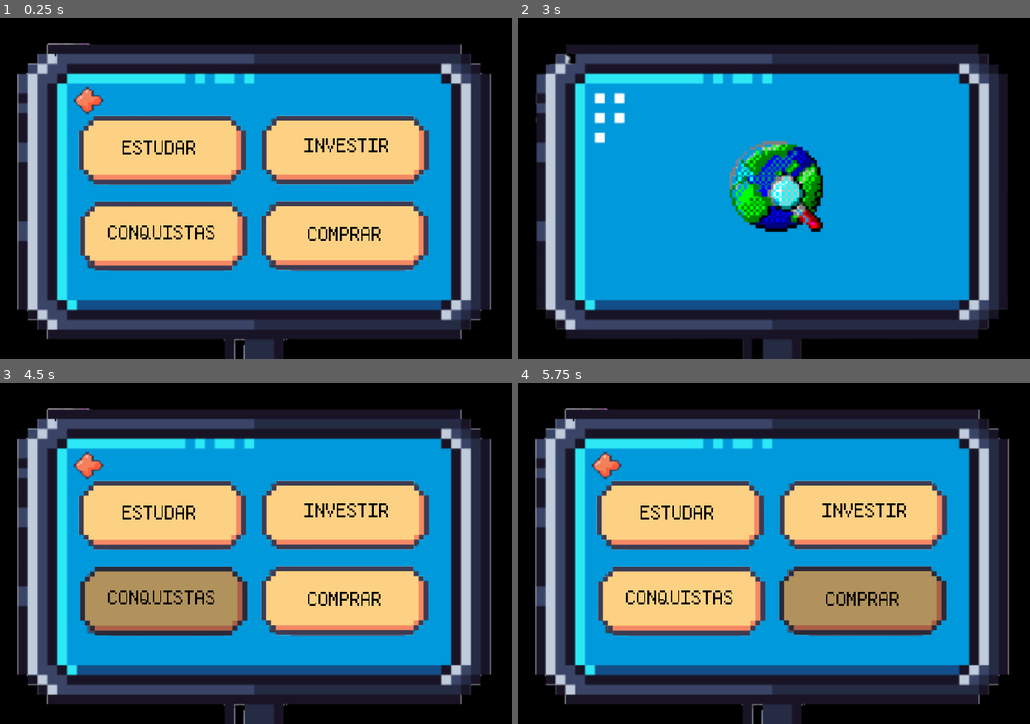
Above: before the commit, frames 1-4 (two rows, left to right).
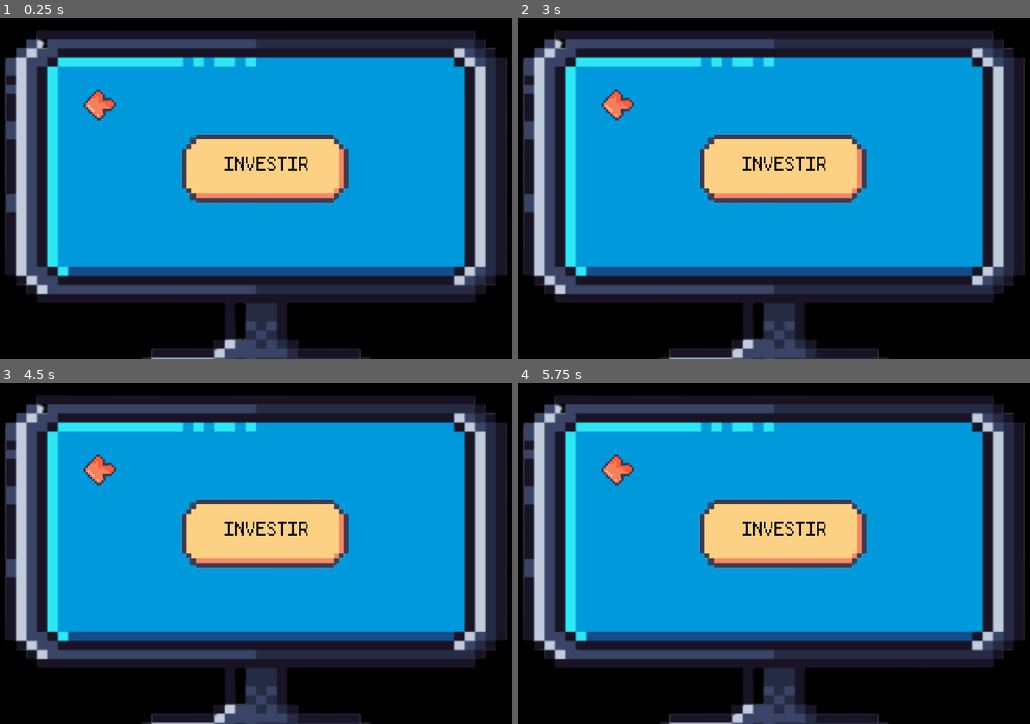
Above: after the commit, the same moments.

Repository: 2022M1T2-Inteli/Make-Me-Rich
Game: Godot game, scene res://Cena_computador.tscn
Same seed, same stepped clock (60 frames per second), same inputs: the game is played once before the commit and once after it. This scene is started directly instead of the project's main scene.
Inputs (mouse positions are in pixels of both pictures, inside the frame that each line leads up to; where the layout moved, square brackets give the same spot in the first picture):
- Up to frame 1 (0.25 s): no input
- Up to frame 2 (3 s): click (779, 168) [861, 150] at 0.5 s; click (599, 219) at 1.27 s; type "12" at 1.35 s; click (589, 75) at 2 s; click (681, 150) at 2.77 s
- Up to frame 3 (4.5 s): tap Enter (interacao) at 3.5 s; move the mouse to (384, 533) at 3.52 s; hold Right (ui_right) 3.53-4.25 s; hold X (x) 3.53-4.25 s; click (158, 604) at 4.27 s
- Up to frame 4 (5.75 s): click (861, 601) at 5.02 s

The runs differ from the first frame. In frame 1, 69% of the frame differs, in the area x 1-99%, y 3-100%; in frame 2, 52%; in frame 3, 69%; in frame 4, 69%.

Commit message:
popups, celular e botão pc arrumado

Diff:
--- a/src/godot/Cena_computador.tscn
+++ b/src/godot/Cena_computador.tscn
@@ -3,7 +3,7 @@
 [ext_resource path="res://assets/fundo.png" type="Texture" id=1]
 [ext_resource path="res://assets/pkmnfl.ttf" type="DynamicFontData" id=2]
 [ext_resource path="res://Cena_computador.gd" type="Script" id=3]
-[ext_resource path="res://assets/computador_principal.png" type="Texture" id=4]
+[ext_resource path="res://assets/comp tela.png" type="Texture" id=4]
 [ext_resource path="res://assets/caixa_amarela.png" type="Texture" id=5]
 [ext_resource path="res://comprar.gd" type="Script" id=6]
 [ext_resource path="res://conquistas.gd" type="Script" id=7]
@@ -32,32 +32,18 @@
 [node name="Cena_computador" type="Node2D"]
 script = ExtResource( 3 )
 
-[node name="sair_pc" type="Button" parent="."]
-margin_left = 199.0
-margin_top = 130.0
-margin_right = 255.0
-margin_bottom = 173.0
-script = ExtResource( 10 )
-__meta__ = {
-"_edit_use_anchors_": false
-}
-
-[node name="SetaVoltar" type="Sprite" parent="sair_pc"]
-position = Vector2( 25, 19 )
-scale = Vector2( 0.052, 0.052 )
-texture = ExtResource( 11 )
-
 [node name="CapturaDeTela2022-02-22144254" type="Sprite" parent="."]
 position = Vector2( 515, 310 )
 scale = Vector2( 0.83772, 1.28397 )
 texture = ExtResource( 1 )
 
 [node name="ComputadorPrincipal" type="Sprite" parent="."]
-position = Vector2( 512, 300 )
-scale = Vector2( 2.04203, 2.04203 )
+position = Vector2( 515, 322 )
+scale = Vector2( 0.512583, 0.447384 )
 texture = ExtResource( 4 )
 
 [node name="estudar" type="Button" parent="."]
+visible = false
 margin_left = 225.0
 margin_top = 187.0
 margin_right = 478.0
@@ -87,6 +73,7 @@
 }
 
 [node name="conquistas" type="Button" parent="."]
+visible = false
 margin_left = 224.0
 margin_top = 341.0
 margin_right = 470.0
@@ -109,22 +96,16 @@
 custom_colors/font_color = Color( 0, 0, 0, 1 )
 custom_fonts/font = SubResource( 2 )
 text = "CONQUISTAS"
-__meta__ = {
-"_edit_use_anchors_": false
-}
 
 [node name="investimentos" type="Button" parent="."]
-margin_left = 542.0
-margin_top = 184.0
-margin_right = 795.0
-margin_bottom = 291.0
+margin_left = 401.0
+margin_top = 217.0
+margin_right = 654.0
+margin_bottom = 324.0
 script = ExtResource( 8 )
-__meta__ = {
-"_edit_use_anchors_": false
-}
 
 [node name="CaixaInvestir" type="Sprite" parent="investimentos"]
-position = Vector2( 459.9, 118.8 )
+position = Vector2( 462, 118 )
 scale = Vector2( 0.9, 0.9 )
 texture = ExtResource( 5 )
 offset = Vector2( -375.744, -71.9511 )
@@ -143,6 +124,7 @@
 }
 
 [node name="comprar" type="Button" parent="."]
+visible = false
 margin_left = 539.0
 margin_top = 333.0
 margin_right = 789.0
@@ -171,7 +153,18 @@
 "_edit_use_anchors_": false
 }
 
-[connection signal="pressed" from="sair_pc" to="sair_pc" method="_on_sair_pc_pressed"]
+[node name="sair_pc" type="Button" parent="."]
+margin_left = 225.0
+margin_top = 147.0
+margin_right = 255.0
+margin_bottom = 173.0
+script = ExtResource( 10 )
+
+[node name="SetaVoltar" type="Sprite" parent="sair_pc"]
+position = Vector2( 17, 10 )
+scale = Vector2( 0.052, 0.052 )
+texture = ExtResource( 11 )
+
 [connection signal="mouse_entered" from="estudar" to="estudar" method="_on_estudar_mouse_entered"]
 [connection signal="mouse_exited" from="estudar" to="estudar" method="_on_estudar_mouse_exited"]
 [connection signal="pressed" from="estudar" to="estudar" method="_on_estudar_pressed"]
@@ -182,3 +175,4 @@
 [connection signal="pressed" from="investimentos" to="investimentos" method="_on_investimentos_pressed"]
 [connection signal="mouse_entered" from="comprar" to="comprar" method="_on_comprar_mouse_entered"]
 [connection signal="mouse_exited" from="comprar" to="comprar" method="_on_comprar_mouse_exited"]
+[connection signal="pressed" from="sair_pc" to="sair_pc" method="_on_sair_pc_pressed"]
--- a/src/godot/Control.tscn
+++ b/src/godot/Control.tscn
@@ -3,6 +3,3 @@
 [node name="Control" type="Control"]
 anchor_right = 1.0
 anchor_bottom = 1.0
-__meta__ = {
-"_edit_use_anchors_": false
-}
--- a/src/godot/Node2D.tscn
+++ b/src/godot/Node2D.tscn
@@ -37,7 +37,7 @@
 [ext_resource path="res://assets/instrucaoNpc.png" type="Texture" id=35]
 [ext_resource path="res://assets/selecionarNome.png" type="Texture" id=36]
 [ext_resource path="res://assets/rosto guilherme.png" type="Texture" id=37]
-[ext_resource path="res://assets/faculdade.png" type="Texture" id=38]
+[ext_resource path="res://assets/fundo relogio.png" type="Texture" id=38]
 [ext_resource path="res://assets/guilherme_npc.png" type="Texture" id=39]
 [ext_resource path="res://assets/venderdor_npc.png" type="Texture" id=40]
 [ext_resource path="res://assets/notifcação.png" type="Texture" id=41]
@@ -56,6 +56,8 @@
 [ext_resource path="res://assets/npc mario rosto.png" type="Texture" id=54]
 [ext_resource path="res://assets/mercado.png" type="Texture" id=55]
 [ext_resource path="res://assets/comida (7).png" type="Texture" id=56]
+[ext_resource path="res://assets/seta 1 (1).png" type="Texture" id=57]
+[ext_resource path="res://assets/seta 1.png" type="Texture" id=58]
 
 [sub_resource type="RectangleShape2D" id=11]
 extents = Vector2( 8.52827, 6.33526 )
@@ -104,6 +106,14 @@
 
 [sub_resource type="RectangleShape2D" id=31]
 extents = Vector2( 37.3244, 12.2512 )
+
+[sub_resource type="SpriteFrames" id=45]
+animations = [ {
+"frames": [ ExtResource( 58 ), ExtResource( 57 ) ],
+"loop": true,
+"name": "SETAPOPUP",
+"speed": 3.0
+} ]
 
 [sub_resource type="RectangleShape2D" id=14]
 extents = Vector2( 38.6645, 5.98115 )
@@ -127,24 +137,9 @@
 "name": "walk.esquerda",
 "speed": 10.0
 }, {
-"frames": [ ExtResource( 17 ) ],
-"loop": true,
-"name": "idle.esquerda",
-"speed": 5.0
-}, {
 "frames": [ ExtResource( 14 ) ],
 "loop": true,
 "name": "idle.direita",
-"speed": 5.0
-}, {
-"frames": [ ExtResource( 18 ) ],
-"loop": false,
-"name": "idle.costas",
-"speed": 0.0
-}, {
-"frames": [ ExtResource( 1 ), ExtResource( 6 ) ],
-"loop": true,
-"name": "walk.frente",
 "speed": 5.0
 }, {
 "frames": [ ExtResource( 9 ), ExtResource( 12 ) ],
@@ -152,14 +147,29 @@
 "name": "walk.costas",
 "speed": 5.0
 }, {
+"frames": [ ExtResource( 1 ), ExtResource( 6 ) ],
+"loop": true,
+"name": "walk.frente",
+"speed": 5.0
+}, {
 "frames": [ ExtResource( 7 ), ExtResource( 13 ) ],
 "loop": true,
 "name": "walk.direita",
 "speed": 10.0
 }, {
+"frames": [ ExtResource( 17 ) ],
+"loop": true,
+"name": "idle.esquerda",
+"speed": 5.0
+}, {
 "frames": [ ExtResource( 8 ) ],
 "loop": false,
 "name": "idle.frente",
+"speed": 0.0
+}, {
+"frames": [ ExtResource( 18 ) ],
+"loop": false,
+"name": "idle.costas",
 "speed": 0.0
 } ]
 
@@ -251,7 +261,7 @@
 extents = Vector2( 38, 15 )
 
 [node name="cidade" type="Node2D"]
-position = Vector2( 1, -4 )
+position = Vector2( -54, 41 )
 script = ExtResource( 23 )
 __meta__ = {
 "_edit_horizontal_guides_": [  ]
@@ -414,15 +424,20 @@
 [node name="CollisionShape2D" type="CollisionShape2D" parent="TrabalhoCenário/dentroTrabalho"]
 position = Vector2( 1.23059, 368.304 )
 shape = SubResource( 31 )
+
+[node name="setapopup" type="AnimatedSprite" parent="TrabalhoCenário"]
+position = Vector2( 190.314, -44.4063 )
+scale = Vector2( 0.0558588, 0.0430038 )
+frames = SubResource( 45 )
+animation = "SETAPOPUP"
+frame = 1
+playing = true
 
 [node name="botaoGui" type="Button" parent="."]
 margin_left = 1037.0
 margin_top = -605.0
 margin_right = 1113.0
 margin_bottom = -496.0
-__meta__ = {
-"_edit_use_anchors_": false
-}
 
 [node name="BancoJudite" type="Sprite" parent="."]
 position = Vector2( 1116, -696.999 )
@@ -480,6 +495,13 @@
 
 [node name="CollisionPolygon2D" type="CollisionPolygon2D" parent="BancoJudite/caixaTextoGui"]
 polygon = PoolVector2Array( -67.85, 56.8738, -66.8523, 161.143, 41.9074, 162.64, 46.3975, 55.876 )
+
+[node name="setapopup2" type="AnimatedSprite" parent="BancoJudite"]
+position = Vector2( -19.9551, 33.9248 )
+scale = Vector2( 0.0291766, 0.0224995 )
+frames = SubResource( 45 )
+animation = "SETAPOPUP"
+playing = true
 
 [node name="botaoVendedor" type="Button" parent="."]
 margin_left = 1306.0
@@ -516,6 +538,21 @@
 [node name="CollisionPolygon2D" type="CollisionPolygon2D" parent="MercadoJudite/areaVendedor"]
 polygon = PoolVector2Array( 38.0138, 39.2402, 36.7875, 95.6475, 489.273, 95.6475, 485.595, -127.53, 391.173, -126.304, 393.626, -52.7285, 434.092, -51.5024, 436.545, 44.145 )
 
+[node name="setapopup" type="AnimatedSprite" parent="MercadoJudite"]
+position = Vector2( 342.123, -183.938 )
+scale = Vector2( 0.0558588, 0.0430038 )
+frames = SubResource( 45 )
+animation = "SETAPOPUP"
+playing = true
+
+[node name="setapopup2" type="AnimatedSprite" parent="MercadoJudite"]
+position = Vector2( -328.635, 38.0078 )
+scale = Vector2( 0.0558588, 0.0430038 )
+frames = SubResource( 45 )
+animation = "SETAPOPUP"
+frame = 1
+playing = true
+
 [node name="Fundo2" type="Sprite" parent="."]
 position = Vector2( 1330, -4726.5 )
 scale = Vector2( 2.92802, 0.113546 )
@@ -531,7 +568,7 @@
 }
 
 [node name="casa" type="Sprite" parent="."]
-position = Vector2( 948, 623 )
+position = Vector2( 949, 620 )
 scale = Vector2( 1.52095, 1.45868 )
 texture = ExtResource( 10 )
 
@@ -565,6 +602,13 @@
 
 [node name="CollisionPolygon2D" type="CollisionPolygon2D" parent="casa/areaCama"]
 polygon = PoolVector2Array( 168.973, -41.1331, 170.288, 37.7053, 249.186, 39.0764, 248.529, 14.3966, 190.013, 15.0821, 188.04, -39.762 )
+
+[node name="setapopup2" type="AnimatedSprite" parent="casa"]
+position = Vector2( -84.8154, -135.054 )
+scale = Vector2( 0.0326528, 0.0243506 )
+frames = SubResource( 45 )
+animation = "SETAPOPUP"
+playing = true
 
 [node name="botaoProf" type="Button" parent="."]
 margin_left = 472.0
@@ -626,6 +670,20 @@
 
 [node name="CollisionPolygon2D8" type="CollisionPolygon2D" parent="UniversidadeJudite/hitbox"]
 polygon = PoolVector2Array( 282.061, 303.419, 284.864, 251.098, 273.652, 249.229, 270.849, 199.71, 282.995, 198.776, 28 …(338 unchanged characters)…
+
+[node name="setapopup" type="AnimatedSprite" parent="UniversidadeJudite"]
+position = Vector2( 178.455, -95.3008 )
+scale = Vector2( 0.0558588, 0.0430038 )
+frames = SubResource( 45 )
+animation = "SETAPOPUP"
+playing = true
+
+[node name="setapopup2" type="AnimatedSprite" parent="UniversidadeJudite"]
+position = Vector2( -184.995, -284.031 )
+scale = Vector2( 0.0558588, 0.0430038 )
+frames = SubResource( 45 )
+animation = "SETAPOPUP"
+playing = true
 
 [node name="personagem" type="KinematicBody2D" parent="."]
 position = Vector2( 962, 584 )
@@ -687,9 +745,6 @@
 margin_bottom = 46.0
 custom_fonts/font = SubResource( 15 )
 text = "DINHEIRO"
-__meta__ = {
-"_edit_use_anchors_": false
-}
 
 [node name="CanvasLayer" type="CanvasLayer" parent="personagem"]
 
@@ -881,10 +936,9 @@
 margin_right = 767.0
 margin_bottom = 581.0
 custom_fonts/font = SubResource( 22 )
-text = "Olá (player), seja bem vindo à sua aula inaugural de economia!!!
-Alguns dos pré-requisitos para a sua formação financeira são os
-conceitos de Juros Simples e Juros Compostos representados
-respectivamente pelas fórmulas J = C.i.t e M = C(1+i)^t!!"
+text = "Olá, seja bem vindo a aula inaugural de Economia, onde você irá aprender sobre educação financeira! Meu nome é Diana e serei sua professora.
+Vá até a mesa indicada para realizar seu primeiro estudo!
+"
 __meta__ = {
 "_edit_use_anchors_": false
 }
@@ -905,17 +959,14 @@
 texture = ExtResource( 29 )
 
 [node name="celIcon" type="Button" parent="personagem/CanvasLayer"]
-margin_left = 923.0
+margin_left = 911.0
 margin_top = 28.0
 margin_right = 946.0
-margin_bottom = 67.0
-__meta__ = {
-"_edit_use_anchors_": false
-}
+margin_bottom = 96.0
 
 [node name="celIconn" type="Sprite" parent="personagem/CanvasLayer"]
-position = Vector2( 934, 48 )
-scale = Vector2( 0.0921054, 0.0921054 )
+position = Vector2( 926, 61 )
+scale = Vector2( 0.163715, 0.177312 )
 texture = ExtResource( 15 )
 
 [node name="Panel" type="Panel" parent="personagem/CanvasLayer/celIconn"]
@@ -1026,26 +1077,23 @@
 }
 
 [node name="relogio" type="Sprite" parent="personagem/CanvasLayer"]
-position = Vector2( 89, 132 )
-scale = Vector2( 0.0890625, 0.0890625 )
+position = Vector2( 217.41, 31.75 )
+scale = Vector2( 0.470599, 0.428333 )
 texture = ExtResource( 38 )
 
 [node name="dia" type="Label" parent="personagem/CanvasLayer"]
-margin_left = 73.0
-margin_top = 111.0
-margin_right = 113.0
-margin_bottom = 125.0
+margin_left = 198.0
+margin_top = 13.0
+margin_right = 238.0
+margin_bottom = 27.0
 custom_fonts/font = SubResource( 32 )
 text = "dia"
-__meta__ = {
-"_edit_use_anchors_": false
-}
 
 [node name="hora" type="Label" parent="personagem/CanvasLayer"]
-margin_left = 67.0
-margin_top = 134.0
-margin_right = 107.0
-margin_bottom = 148.0
+margin_left = 198.0
+margin_top = 29.0
+margin_right = 238.0
+margin_bottom = 43.0
 custom_fonts/font = SubResource( 33 )
 text = "hora"
 __meta__ = {
@@ -1151,9 +1199,9 @@
 
 [node name="botaoPC" type="Button" parent="."]
 margin_left = 796.0
-margin_top = 478.0
+margin_top = 476.0
 margin_right = 838.0
-margin_bottom = 500.0
+margin_bottom = 498.0
 __meta__ = {
 "_edit_use_anchors_": false
 }
@@ -1163,24 +1211,20 @@
 margin_top = -2502.0
 margin_right = 908.0
 margin_bottom = -2462.0
-__meta__ = {
-"_edit_use_anchors_": false
-}
+flat = true
 
 [node name="botaoMercado" type="Button" parent="."]
 margin_left = 672.0
 margin_top = -4244.0
 margin_right = 936.0
 margin_bottom = -4147.0
+flat = true
 
 [node name="botaoFabrica" type="Button" parent="."]
-margin_left = 1470.0
-margin_top = -8115.0
-margin_right = 1637.0
-margin_bottom = -8005.0
-__meta__ = {
-"_edit_use_anchors_": false
-}
+margin_left = 1507.0
+margin_top = -8086.0
+margin_right = 1586.0
+margin_bottom = -8042.0
 
 [connection signal="body_entered" from="CidadeJudite/portaFora" to="personagem" method="_on_portaFora_body_entered"]
 [connection signal="body_entered" from="CidadeJudite/portaFora" to="personagem" method="_on_Area2D_body_entered"]
Not shown: 1 places in src/godot/Node2D.tscn that only renumber resources
Binary file added: src/godot/assets/FABRICA BOTÃO.png
Not shown, added: src/godot/assets/FABRICA BOTÃO.png.import
Binary file added: src/godot/assets/comp tela.png
Not shown, added: src/godot/assets/comp tela.png.import
Binary file added: src/godot/assets/fundo relogio.png
Not shown, added: src/godot/assets/fundo relogio.png.import
Binary file added: src/godot/assets/seta 1 (1).png
Not shown, added: src/godot/assets/seta 1 (1).png.import
Binary file added: src/godot/assets/seta 1.png
Not shown, added: src/godot/assets/seta 1.png.import
